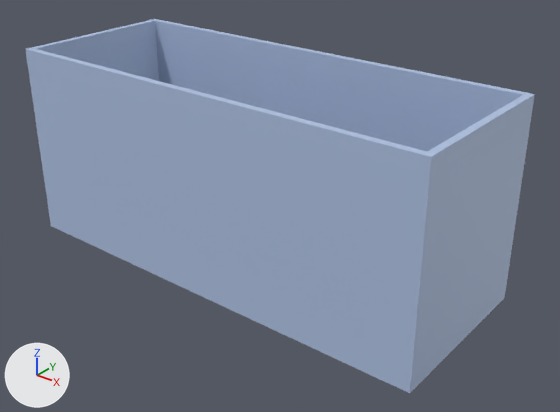
One commit to the glTF model src/assets/3d/solid/models/Water_Softening_Room_expansion.glb: the scene before it, then after it.
Both versions are drawn from a 50 mm camera at (15.85, -18.57, 11.1) aimed at (0.95, 0.06, -0.45). The axes (+X, +Y, +Z) are drawn at lower left. The lights are the same throughout. The picture after the commit comes second. Where no turn or scale is listed for an object, it has been applied to the vertices. Vertices at exactly the same position are counted once.

The first picture shows 'Floor1'.
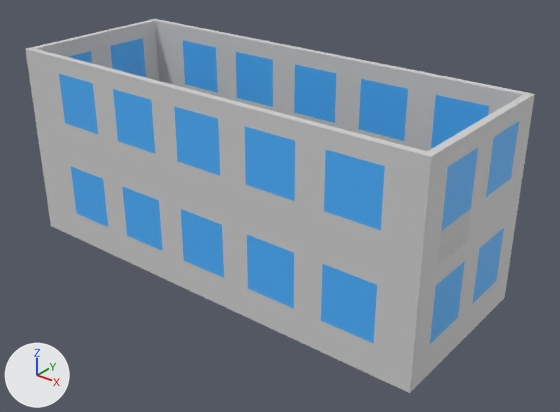
Location of each change, (x1, y1, x2, y2) in pixels of the pictures (560 x 412 px; the box of a moved part takes in the faces that stretch with it):
part 1 of me_mesh_100, moved or reshaped
    both: (27, 19, 159, 81)
part 2 of me_mesh_100, moved or reshaped
    before: (422, 93, 534, 157)
    after: (423, 93, 534, 157)
part 3 of me_mesh_100, surface changed
    both: (25, 20, 535, 393)
part 4 of me_mesh_100, recoloured
    both: (25, 20, 535, 393)
part 5 of me_mesh_100, recoloured
    both: (59, 38, 519, 344)

The change in detail:
Picture 'window' (img_window) is new.
Picture 'gate' (img_gate) is new.
Picture 'ground' (img_ground) is new.
Material 'window' (mat_window) is new.
Its texture is img_window.
Its roughness is 0.553.
Material 'gate' (mat_gate) is new.
Its texture is img_gate.
Its roughness is 0.553.
Material 'ground' (mat_ground) is new.
Its texture is img_ground.
Its roughness is 0.553.
me_mesh_100 is used by ob_floor1; location (0.0, 0.0, 0.0).
me_mesh_100 had 432 vertices, 1440 faces and spanned x -8.0..8.0, y -3.1..3.1, z -2.8..4.2.
me_mesh_100 no longer uses material mat_door (green #00ff00).
me_mesh_100 now has 432 vertices, 1454 faces and spans x -8.0..8.0, y -3.1..3.1, z -2.8..4.2.
Part 1, on me_mesh_100:
32 faces are deleted.
40 new faces join them, mat_ground (picture img_ground).
Part 2, on me_mesh_100:
28 faces are deleted.
34 new faces join them, mat_ground (picture img_ground).
me_mesh_100 part 3: 1290 kept faces spanning x -8.0..8.0, y -3.1..3.1, z -2.8..4.2 get new texture (UV) coordinates.
me_mesh_100 part 4: 1048 faces spanning x -8.0..8.0, y -3.1..3.1, z -2.8..4.2 switch from mat_wall (blue #afc2e3) to mat_ground (picture img_ground).
me_mesh_100 part 5: 312 faces spanning x -8.0..8.0, y -3.1..3.1, z -1.7..3.6 switch from mat_wall (blue #afc2e3) to mat_window (picture img_window).
me_mesh_100 gains material mat_gate (picture img_gate).
